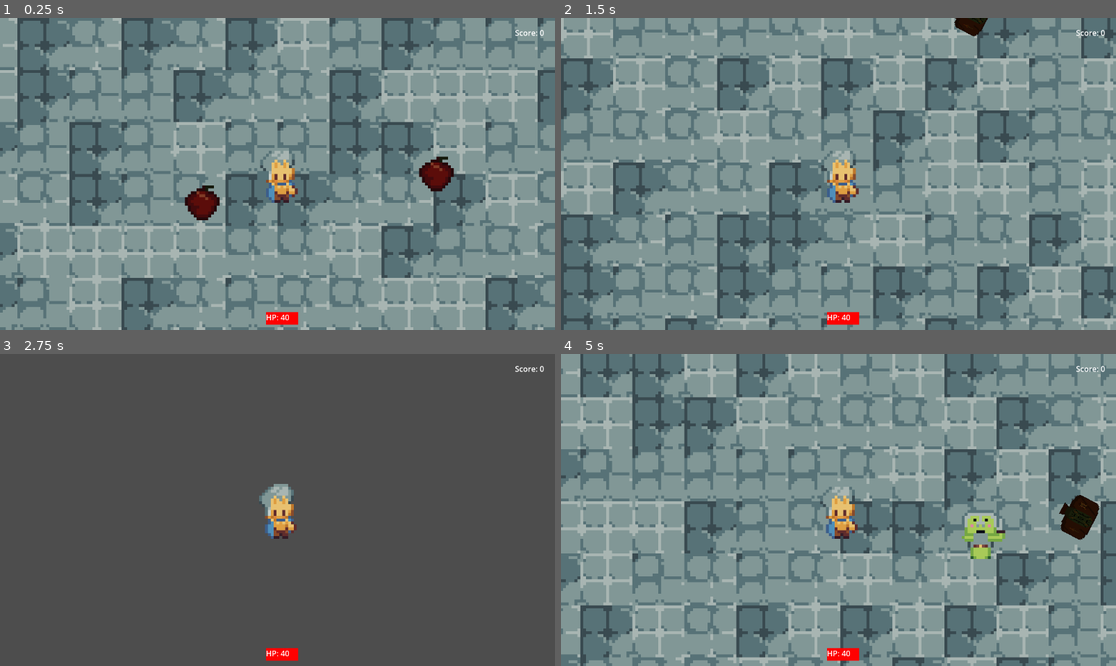
Above: before the commit, frames 1-4 (two rows, left to right).
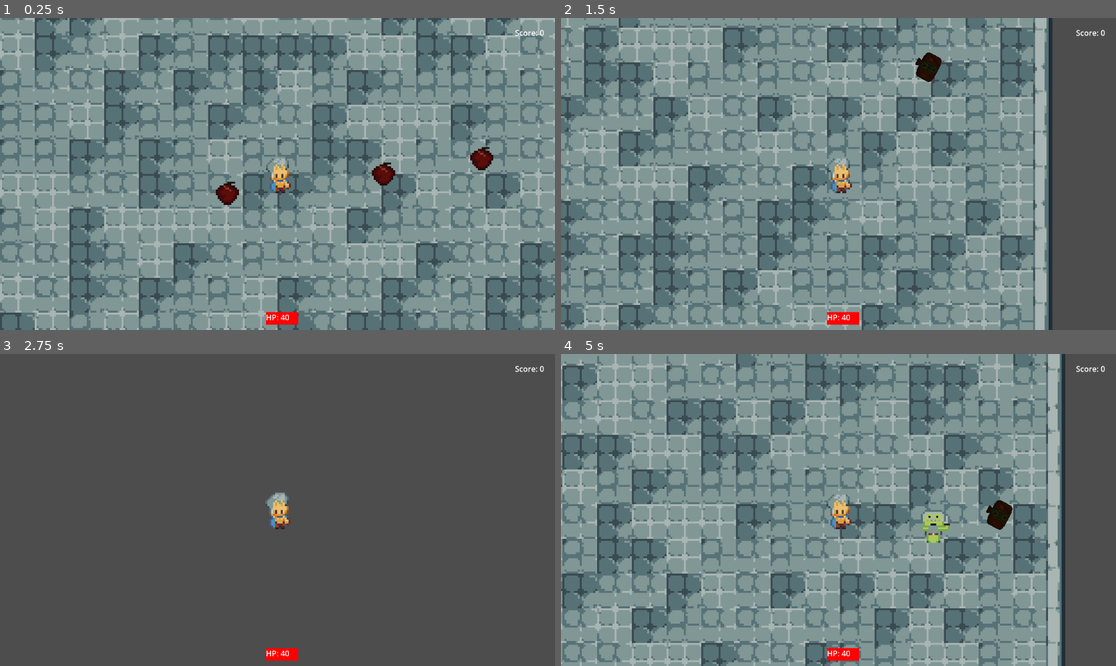
Above: after the commit, the same moments.

Repository: GastonVerussa2/Jamtastic
Game: Godot game, scene res://escenas/escena_principal/escena_principal.tscn
The game is run twice, just before and just after one commit, with the same random seed, the same clock (stepped at 60 frames per second) and the same inputs.
Inputs (mouse positions are in pixels of both pictures, inside the frame that each line leads up to):
- Up to frame 1 (0.25 s): no input
- Up to frame 2 (1.5 s): tap Enter at 0.5 s; move the mouse to (960, 158) at 0.52 s; press the mouse at (960, 158) at 0.53 s; hold D (right) 0.53-1.28 s; move the mouse to (727, 189) at 1.27 s; release the mouse at (727, 189) at 1.28 s; hold S (down) from 1.28 s (still down); tap B (barra) at 1.35 s
- Up to frame 3 (2.75 s): move the mouse to (333, 441) at 2.02 s; release S (down) at 2.03 s; hold D (right) from 2.03 s (still down); hold Space (dash) from 2.03 s (still down)
- Up to frame 4 (5 s): move the mouse to (810, 572) at 2.77 s; release D (right) at 2.78 s; release Space (dash) at 2.78 s; hold W (up) 2.78-3.53 s; tap L (disable_spawn) at 2.85 s; move the mouse to (1005, 556) at 3.52 s; press the mouse at (1005, 556) at 3.53 s; hold A (left) from 3.53 s (still down); move the mouse to (672, 463) at 4.27 s; release the mouse at (672, 463) at 4.28 s; tap B (barra) at 4.35 s

The runs differ from the first frame. In frame 1, 54% of the frame differs, in the area x 0-100%, y 0-100%; in frame 2, 61%; in frame 3, 0.7%; in frame 4, 61%.

Commit message:
Implement upgrade menu and XP system; add upgrade options and player level-up functionality

Diff:
--- /dev/null
+++ b/control.gd
@@ -0,0 +1,29 @@
+extends Control
+
+var upgrades = []
+var main
+
+@onready var btn1 = $Panel/VBoxContainer/Button
+@onready var btn2 = $Panel/VBoxContainer/Button2
+@onready var btn3 = $Panel/VBoxContainer/Button3
+
+
+func setup(options: Array, main_ref):
+	upgrades = options
+	main = main_ref
+
+	btn1.text = options[0]["text"]
+	btn2.text = options[1]["text"]
+	btn3.text = options[2]["text"]
+
+	btn1.pressed.connect(func(): _on_selected(0))
+	btn2.pressed.connect(func(): _on_selected(1))
+	btn3.pressed.connect(func(): _on_selected(2))
+
+
+func _on_selected(index):
+	var upgrade = upgrades[index]
+	upgrade["apply"].call()
+
+	main.cerrar_menu_mejoras()
+	queue_free()
--- /dev/null
+++ b/escenas/UpgradeMenu/control.tscn
@@ -0,0 +1,61 @@
+[gd_scene format=3 uid="uid://dt2fru3et062g"]
+
+[ext_resource type="Script" uid="uid://dpdblmfrt4uef" path="res://control.gd" id="1_vo03h"]
+
+[node name="UpgradeMenu" type="Control" unique_id=883324197]
+process_mode = 3
+layout_mode = 3
+anchors_preset = 8
+anchor_left = 0.5
+anchor_top = 0.5
+anchor_right = 0.5
+anchor_bottom = 0.5
+grow_horizontal = 2
+grow_vertical = 2
+script = ExtResource("1_vo03h")
+
+[node name="Panel" type="Panel" parent="." unique_id=1282820472]
+layout_mode = 1
+anchors_preset = 8
+anchor_left = 0.5
+anchor_top = 0.5
+anchor_right = 0.5
+anchor_bottom = 0.5
+offset_left = -179.16753
+offset_top = -115.70002
+offset_right = 179.16753
+offset_bottom = 115.70002
+grow_horizontal = 2
+grow_vertical = 2
+scale = Vector2(1.0400012, 1.04)
+pivot_offset = Vector2(166.71594, 247.1154)
+
+[node name="VBoxContainer" type="VBoxContainer" parent="Panel" unique_id=61155534]
+layout_mode = 1
+anchors_preset = 8
+anchor_left = 0.5
+anchor_top = 0.5
+anchor_right = 0.5
+anchor_bottom = 0.5
+offset_left = -148.63861
+offset_top = -96.25662
+offset_right = 148.63861
+offset_bottom = 96.25662
+grow_horizontal = 2
+grow_vertical = 2
+theme_override_constants/separation = 15
+
+[node name="Button" type="Button" parent="Panel/VBoxContainer" unique_id=907163801]
+custom_minimum_size = Vector2(0, 50)
+layout_mode = 2
+text = "upgrade1"
+
+[node name="Button2" type="Button" parent="Panel/VBoxContainer" unique_id=1448366537]
+custom_minimum_size = Vector2(0, 50)
+layout_mode = 2
+text = "upgrade2"
+
+[node name="Button3" type="Button" parent="Panel/VBoxContainer" unique_id=1436730099]
+custom_minimum_size = Vector2(0, 50)
+layout_mode = 2
+text = "upgrade3"
--- a/escenas/enemigos/enemigo/enemy.gd
+++ b/escenas/enemigos/enemigo/enemy.gd
@@ -9,10 +9,12 @@
 var fake_target := Vector2(500,200)
 var health: int = 1
 
+
 func _ready():
 	add_to_group("enemy")
 	player = get_tree().get_first_node_in_group("player")
 	sonido_spawn.play()
+
 
 func _physics_process(delta):
 	var target_position: Vector2
@@ -20,11 +22,12 @@
 	if player:
 		target_position = player.global_position
 	else:
-		target_position = fake_target  # fallback
+		target_position = fake_target
 
 	var direction = (target_position - global_position).normalized()
 	velocity = direction * speed
 	move_and_slide()
+
 
 func get_hit(damage: int):
 	health -= damage
@@ -33,7 +36,9 @@
 		_notificar_muerte()
 		queue_free()
 
+
 func _notificar_muerte():
 	var main = get_tree().get_first_node_in_group("main")
 	if main:
 		main.add_kill()
+		main.add_xp(1) # 👈 XP por enemigo
--- a/escenas/escena_principal/escena_principal.gd
+++ b/escenas/escena_principal/escena_principal.gd
@@ -3,40 +3,131 @@
 @export var niveles: Array[PackedScene]
 @export var kills_label: Label
 
+const UpgradeMenu = preload("res://escenas/UpgradeMenu/control.tscn") # ⚠️ ajustá ruta si hace falta
+
 var _nivel_actual: int = 1
 var _nivel_instanciado: Node
+
+# -------------------
+# SCORE
+# -------------------
 var _kills: int = 0
 
+# -------------------
+# XP SYSTEM
+# -------------------
+var xp: int = 0
+var level: int = 1
+var xp_to_next: int = 5
 
-# Called when the node enters the scene tree for the first time.
+
 func _ready() -> void:
 	add_to_group("main")
 	_crear_nivel(_nivel_actual)
 	update_kills_label()
+
 
 func _crear_nivel(numero_nivel: int):
 	_nivel_instanciado = niveles[numero_nivel - 1].instantiate()
 	add_child(_nivel_instanciado)
 
 	var hijos: Array = _nivel_instanciado.get_children()
-	# Tambien podria ser var personajes := get_tree().get_nodes_in_group("personajes")
 
 	for i in hijos.size():
 		if hijos[i].is_in_group("player"):
 			hijos[i].personaje_muerto.connect(_reiniciar_nivel)
 			break
 
+
 func _eliminar_nivel():
 	_nivel_instanciado.queue_free()
+
 
 func _reiniciar_nivel():
 	_eliminar_nivel()
 	_crear_nivel.call_deferred(_nivel_actual)
 	PlayerHpManager.reset_life()
 
+
+# -------------------
+# KILLS
+# -------------------
 func add_kill():
 	_kills += 1
 	update_kills_label()
 
+
 func update_kills_label():
 	kills_label.text = "Score: " + str(_kills)
+
+
+# -------------------
+# XP SYSTEM
+# -------------------
+func add_xp(amount: int):
+	xp += amount
+
+	print("XP:", xp, "/", xp_to_next)
+
+	if xp >= xp_to_next:
+		level_up()
+
+
+func level_up():
+	level += 1
+
+	# mantiene XP sobrante
+	xp -= xp_to_next
+
+	# escala progresiva
+	xp_to_next = int(xp_to_next * 1.5)
+
+	print("LEVEL UP:", level)
+
+	abrir_menu_mejoras()
+
+
+# -------------------
+# MENU DE MEJORAS
+# -------------------
+func abrir_menu_mejoras():
+	get_tree().paused = true
+
+	var menu = UpgradeMenu.instantiate()
+	var canvas = get_node("CanvasLayer")
+	canvas.add_child(menu)
+
+	var opciones = get_random_upgrades()
+	menu.setup(opciones, self)
+
+
+func cerrar_menu_mejoras():
+	get_tree().paused = false
+
+
+# -------------------
+# UPGRADES
+# -------------------
+func get_upgrade_pool():
+	var player = get_tree().get_first_node_in_group("player")
+
+	return [
+		{
+			"text": "+Speed",
+			"apply": func(): player.speed += 20
+		},
+		{
+			"text": "+Daño",
+			"apply": func(): player.damage += 1
+		},
+		{
+			"text": "+Vida",
+			"apply": func(): PlayerHpManager.max_hp += 10
+		}
+	]
+
+
+func get_random_upgrades():
+	var pool = get_upgrade_pool()
+	pool.shuffle()
+	return pool.slice(0, 3)
--- a/escenas/protagonista/protagonista.tscn
+++ b/escenas/protagonista/protagonista.tscn
@@ -44,7 +44,7 @@
 shape = SubResource("RectangleShape2D_a8p4t")
 
 [node name="Camera2D" type="Camera2D" parent="." unique_id=1782687089]
-zoom = Vector2(6, 6)
+zoom = Vector2(4, 4)
 
 [node name="CanvasLayer" type="CanvasLayer" parent="." unique_id=1772062594]
 
Not shown, added: control.gd.uid
